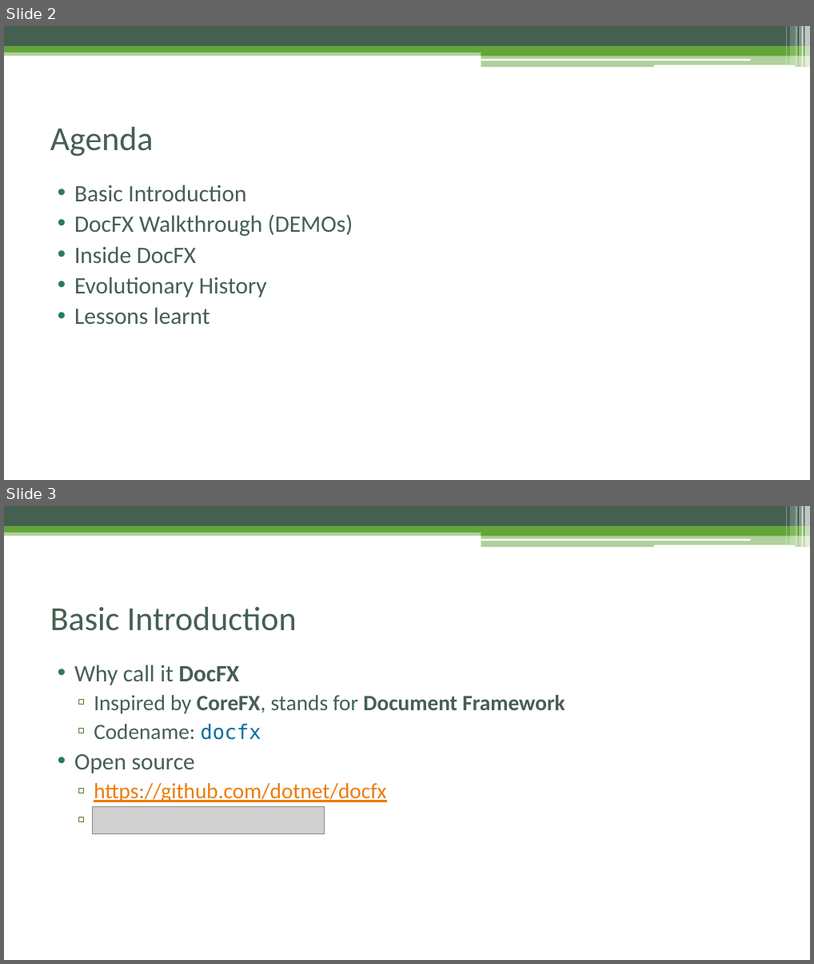
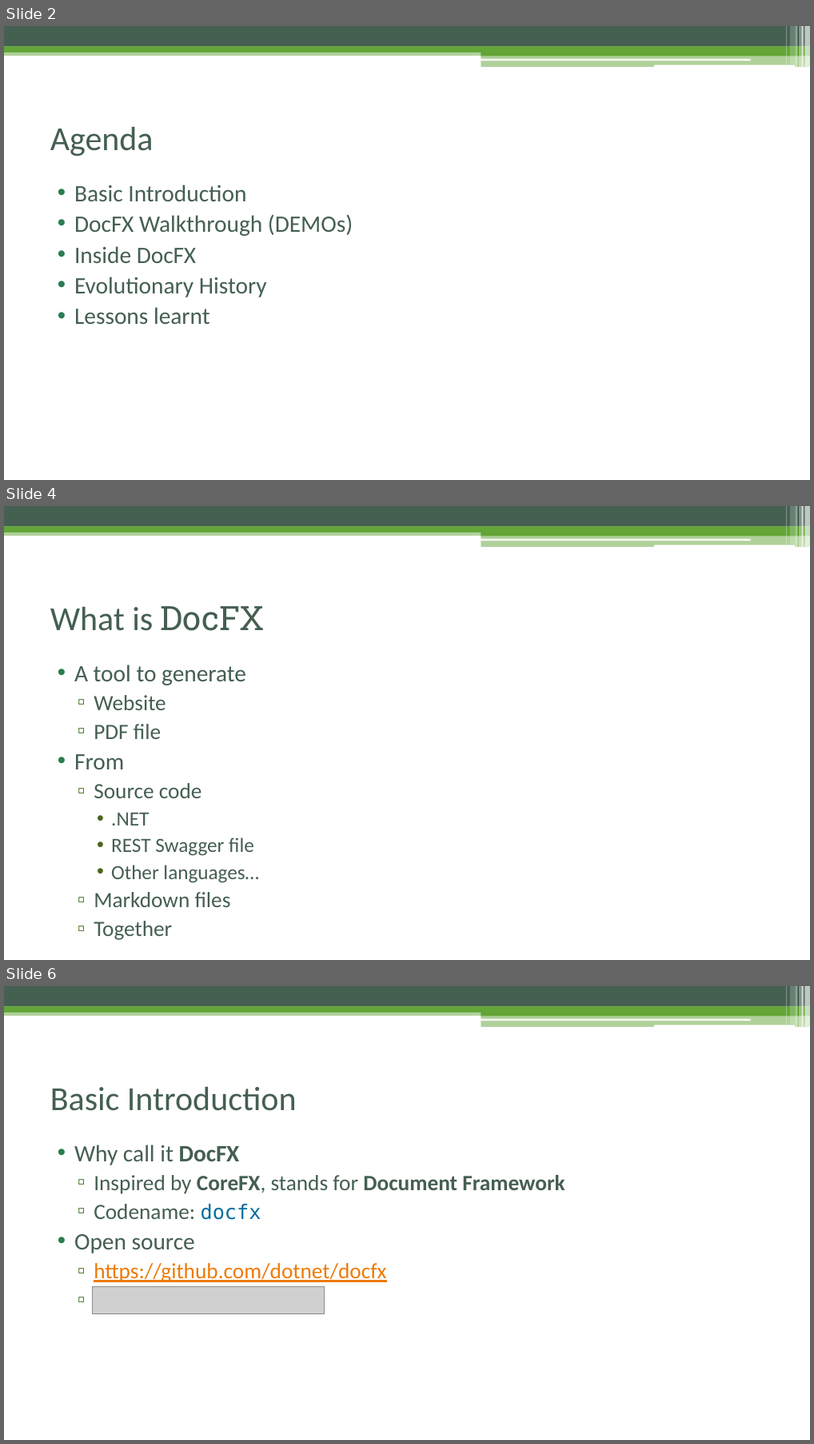
Before and after one commit to vicancy/vicancy.github.io, a slide deck: slides/Introduction to DocFX.pptx. Shown one above the other, each under a label of ours: slides 2 and 3 before the commit, slides 2, 4 and 6 after it; the slides between them are not shown. The pictures are 814x964 and 814x1444 pixels, drawn with LibreOffice and Linux fonts; fonts in the diff are those of the drawing; grey boxes stand for pictures. Boxes give left, top, right and bottom in pixels: in the first picture for what was removed or moved away, otherwise in the second. Text is boxed around its words. In the diff, an @@ line names an element or a change of style, - is before the commit and + after.

```diff
--- a/slides/Introduction to DocFX.pptx
+++ b/slides/Introduction to DocFX.pptx
@@ slide 4 added at bbox=[4, 506, 810, 960], background #FFFFFF; not listed: 13 template elements that a slide beside it also shows @@
@@ title added at bbox=[50, 606, 265, 631], 40 pt, text #455F51 @@
+What is DocFX
@@ text added at bbox=[74, 664, 259, 940], 26 pt, text #455F51 @@
+• A tool to generate
+  ▫ Website
+  ▫ PDF file
+• From
+  ▫ Source code
+    • .NET
+    • REST Swagger file
+    • Other languages…
+  ▫ Markdown files
+  ▫ Together
@@ what was slide 3 is now slide 6 @@
```
Also in this commit, not shown: 2 slides changed, 10 other slides added.
